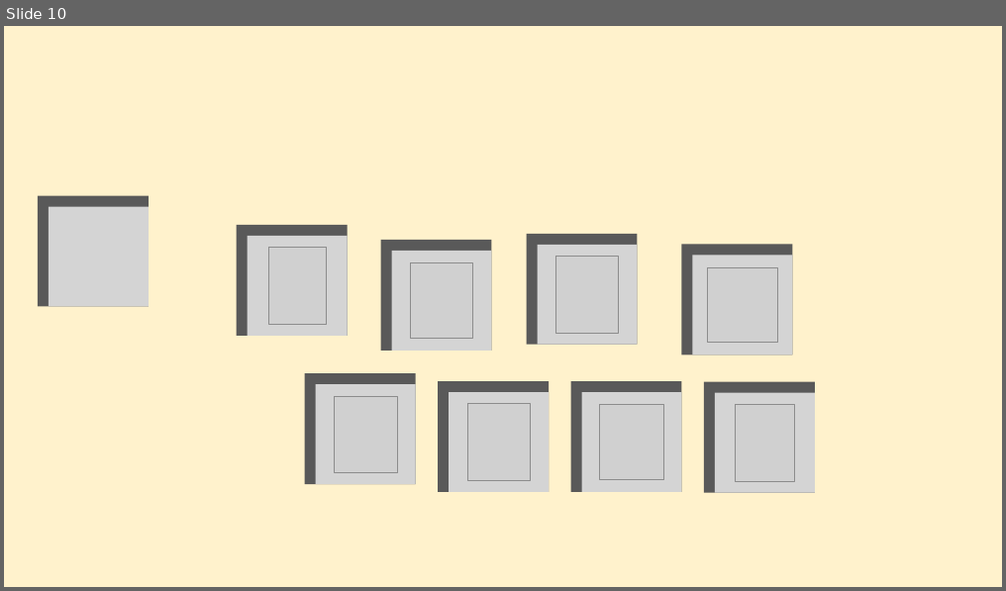
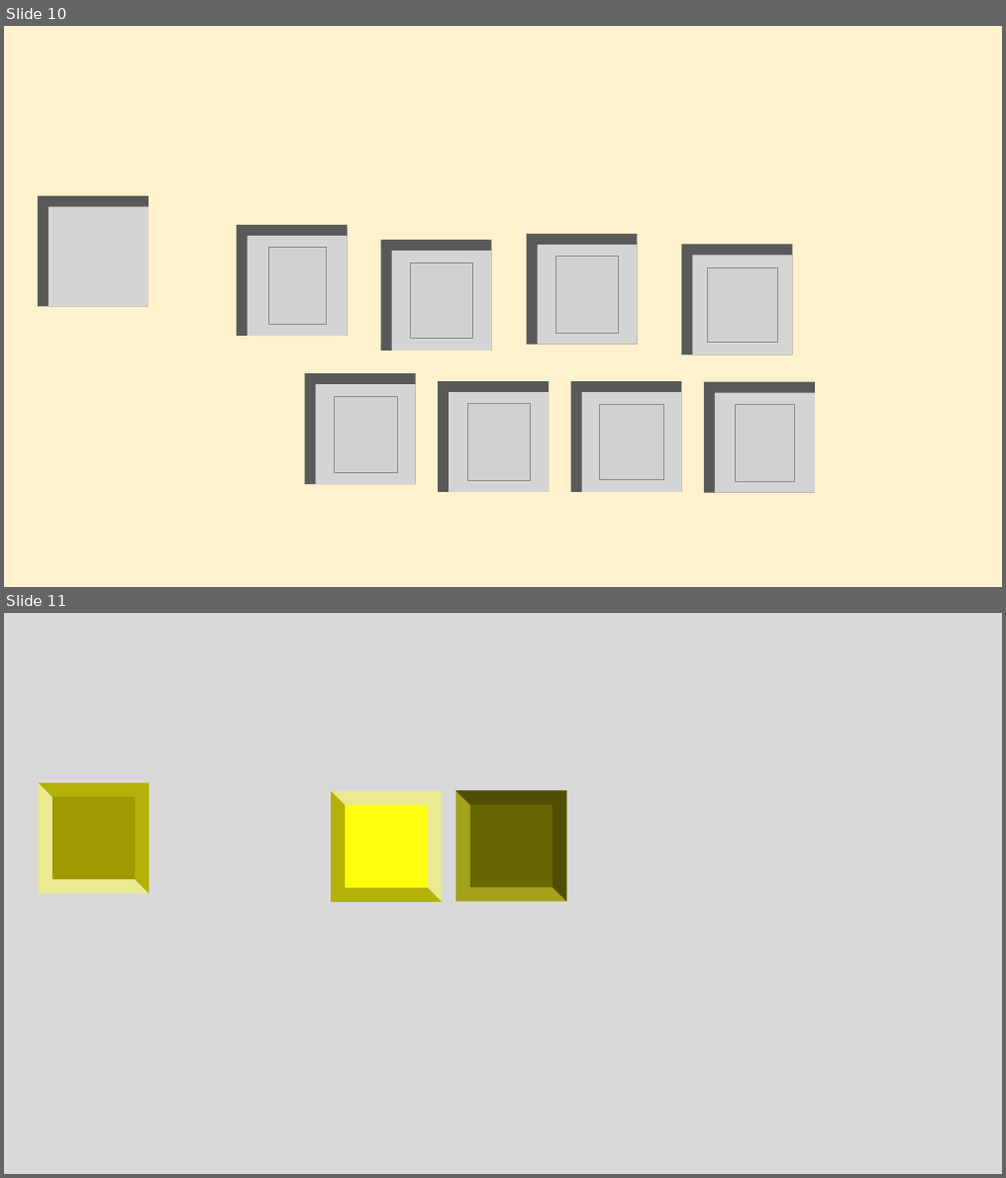
Before and after one commit to nizioleque/nagasaki, a slide deck: assets_projects/icons.pptx. Shown one above the other, each under a label of ours: slide 10 before the commit, slides 10 and 11 after it. The pictures are 1006x591 and 1006x1178 pixels, drawn with LibreOffice and Linux fonts; fonts in the diff are those of the drawing; grey boxes stand for pictures. Boxes give left, top, right and bottom in pixels: in the first picture for what was removed or moved away, otherwise in the second. Text is boxed around its words. In the diff, an @@ line names an element or a change of style, - is before the commit and + after.

```diff
--- a/assets_projects/icons.pptx
+++ b/assets_projects/icons.pptx
@@ slide 11 added at <box>4,613,1002,1174</box>, background #D9D9D9 @@
@@ rectangle added at <box>39,783,150,894</box>, fill #ECEA90 @@
@@ right triangle added at <box>39,783,150,894</box>, fill #B4B00A @@
@@ rectangle added at <box>456,790,567,901</box>, fill #A4A11C @@
@@ right triangle added at <box>456,790,567,901</box>, fill #504E04 @@
@@ rectangle added at <box>53,797,135,879</box>, fill #9E9A00 @@
@@ rectangle added at <box>331,791,442,902</box>, fill #ECEA90 @@
@@ right triangle added at <box>331,791,442,902</box>, fill #B4B00A @@
@@ rectangle added at <box>346,805,428,888</box>, fill #FFFF0A @@
@@ rectangle added at <box>470,805,552,887</box>, fill #686600 @@
```
Also in this commit, not shown: 3 other files.
